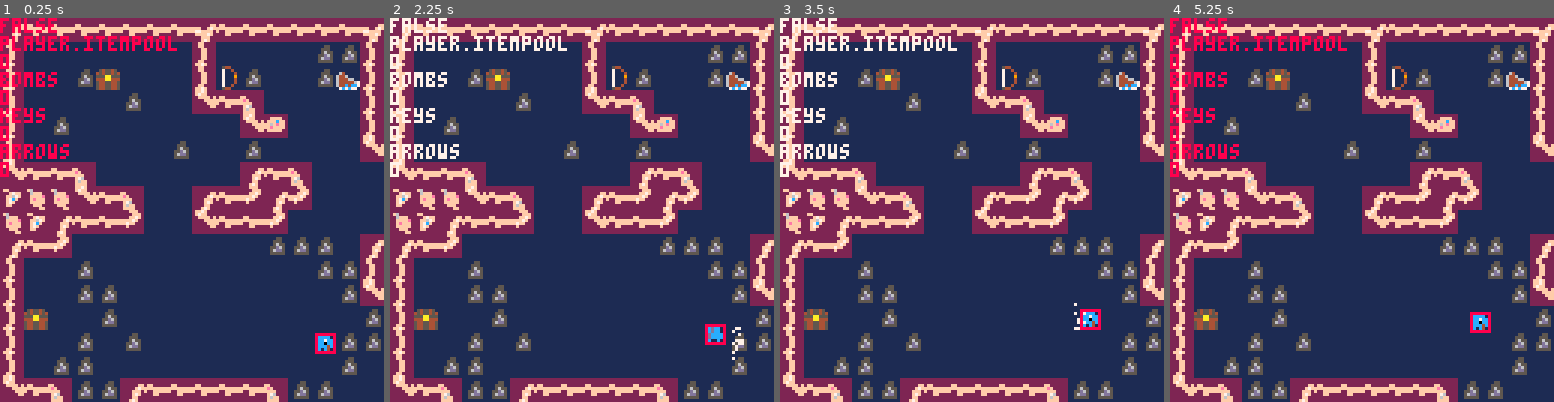
Above: before the commit, frames 1-4 (left to right).
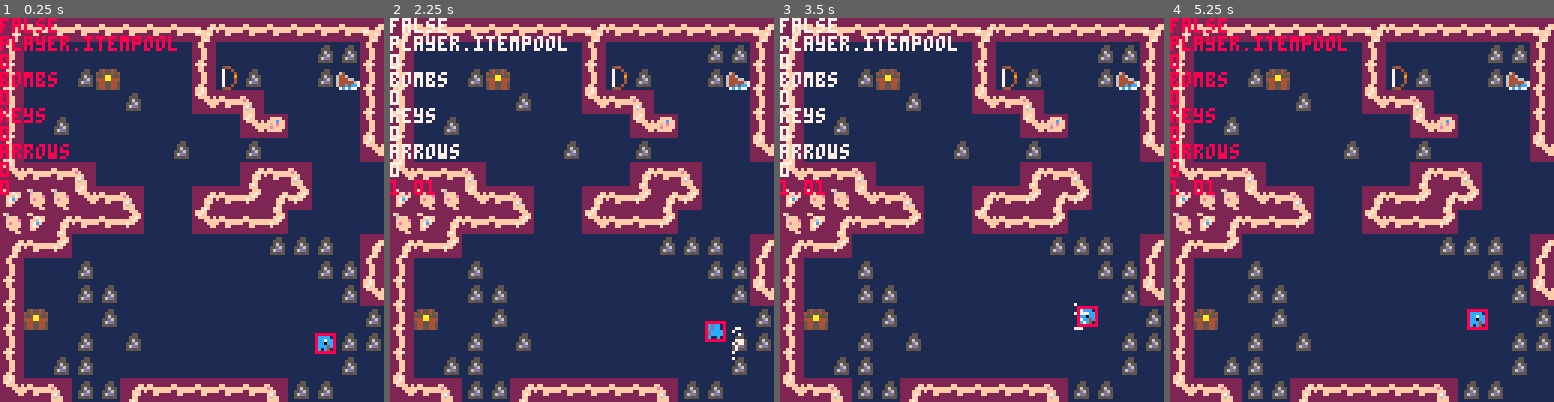
Above: after the commit, the same moments.

Repository: s-france/pico8GameS
Game: PICO-8 cartridge squid.p8
Same seed, same stepped clock (60 frames per second), same inputs: the game is played once before the commit and once after it.
Inputs:
- Up to frame 1 (0.25 s): no input
- Up to frame 2 (2.25 s): tap X (X key) at 0.33, 1.07, 1.85 s; tap O (Z key) at 0.7, 1.7, 2.1 s; hold Right 1.6-2.1 s; hold Up from 2.15 s (still down)
- Up to frame 3 (3.5 s): release Up at 2.42 s; hold Right 2.47-3.03 s; tap O (Z key) at 2.5, 2.9, 3.3 s; tap X (X key) at 2.97 s; hold Left from 3.08 s (still down)
- Up to frame 4 (5.25 s): release Left at 3.58 s; hold Down 3.63-3.97 s; tap O (Z key) every 0.4 s from 3.7 to 4.9 s; hold Right 4.02-4.68 s; tap X (X key) at 4.08, 5.2 s; hold Up 4.73-5.03 s; hold Left from 5.08 s (still down)

The runs differ from the first frame. In frame 1, less than 0.1% of the frame differs, in the area x 0-3%, y 42-47%; in frame 2, 0.4%; in frame 3, 0.5%; in frame 4, 0.5%, in the area x 0-84%, y 42-83%.

Commit message:
Update squid.p8

Diff:
--- a/squid.p8
+++ b/squid.p8
@@ -63,6 +63,7 @@
 		music(5)
 		music_var = 4
 	end
+	mag = sqrt(player.dx^2 + player.dy^2)
 end
 
 
@@ -100,7 +101,7 @@
 
 
 	foreach(hitboxes, draw_hitbox)
-
+ print(mag)
 end
 -->8
 -- player info
@@ -167,16 +168,16 @@
 	player.diag = false
 
 	if (btn(0) and not mapcollisions(player.hb).l) then
-  player.dx-=1.0
+  player.dx-=1.01
 	end
 	if (btn(1) and not mapcollisions(player.hb).r) then
-  player.dx+=1.0
+  player.dx+=1.01
 	end
 	if (btn(2) and not mapcollisions(player.hb).t) then
-  player.dy-=1.0
+  player.dy-=1.01
 	end
 	if (btn(3) and not mapcollisions(player.hb).b) then
-  player.dy+=1.0
+  player.dy+=1.01
 	end
 
 	if (player.dx*player.dy != 0) then
